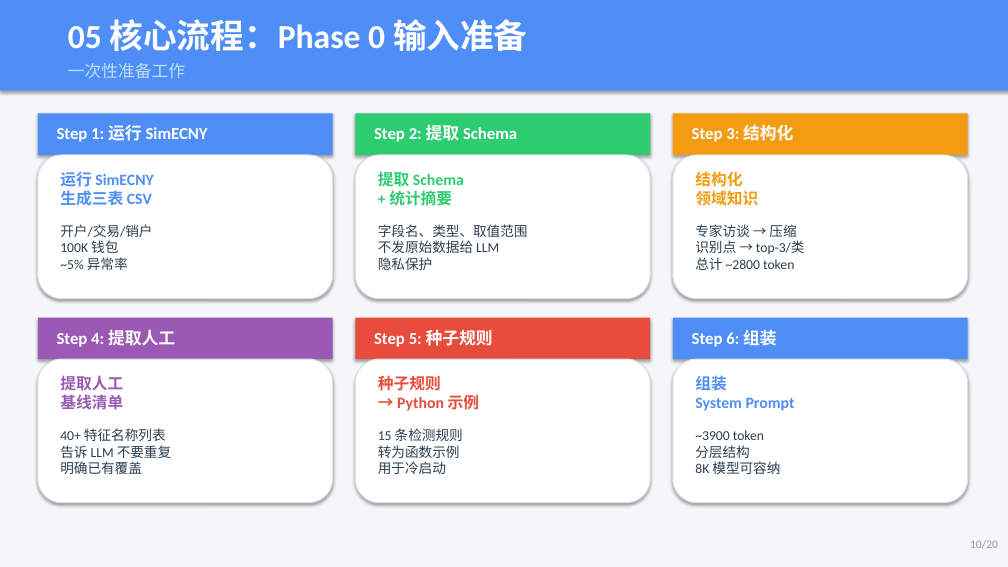
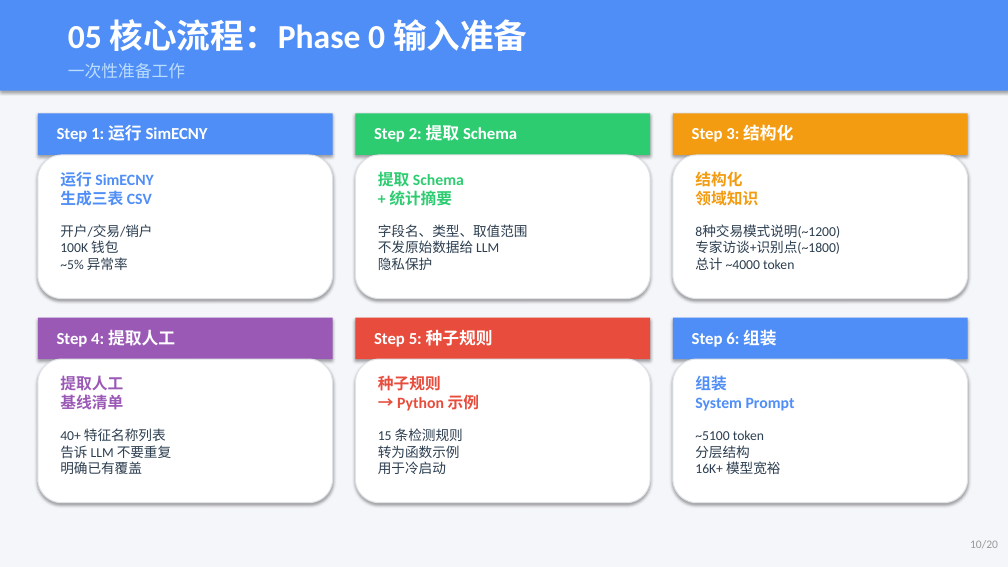
Before and after one commit to youchengsong/large-llm-create-feature, a slide deck: slide 10 of LLM_Feature_Engineering_Report.pptx. Drawn at 1008x567 pixels with LibreOffice and Linux fonts; fonts in the diff are those of the drawing. Boxes give left, top, right and bottom in pixels: in the first picture for what was removed or moved away, otherwise in the second. Text is boxed around its words. In the diff, an @@ line names an element or a change of style, - is before the commit and + after.

```diff
--- a/LLM_Feature_Engineering_Report.pptx
+++ b/LLM_Feature_Engineering_Report.pptx
@@ text at (695, 225, 840, 270): text changed @@
-专家访谈 → 压缩
-识别点 → top-3/类
-总计 ~2800 token
+8种交易模式说明(~1200)
+专家访谈+识别点(~1800)
+总计 ~4000 token
@@ text at (695, 430, 780, 474): text changed @@
-~3900 token
-分层结构
-8K 模型可容纳
+~5100 token
+分层结构
+16K+ 模型宽裕
```
Also in this commit, not shown: 9 other slides changed, 1 slide added, 1 slide removed, 2 other files.
